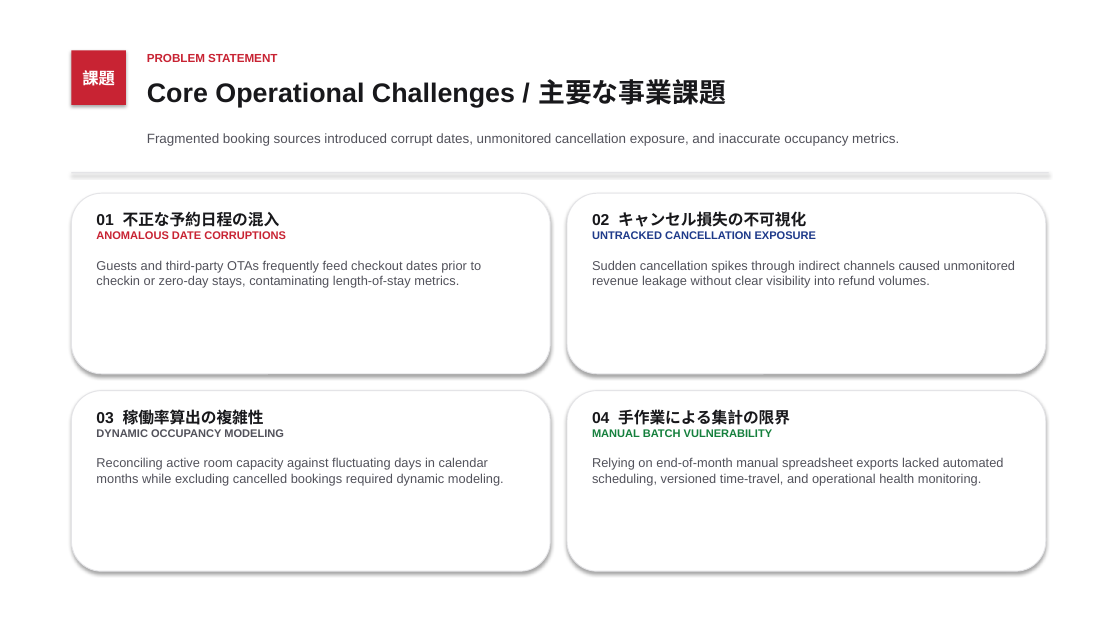
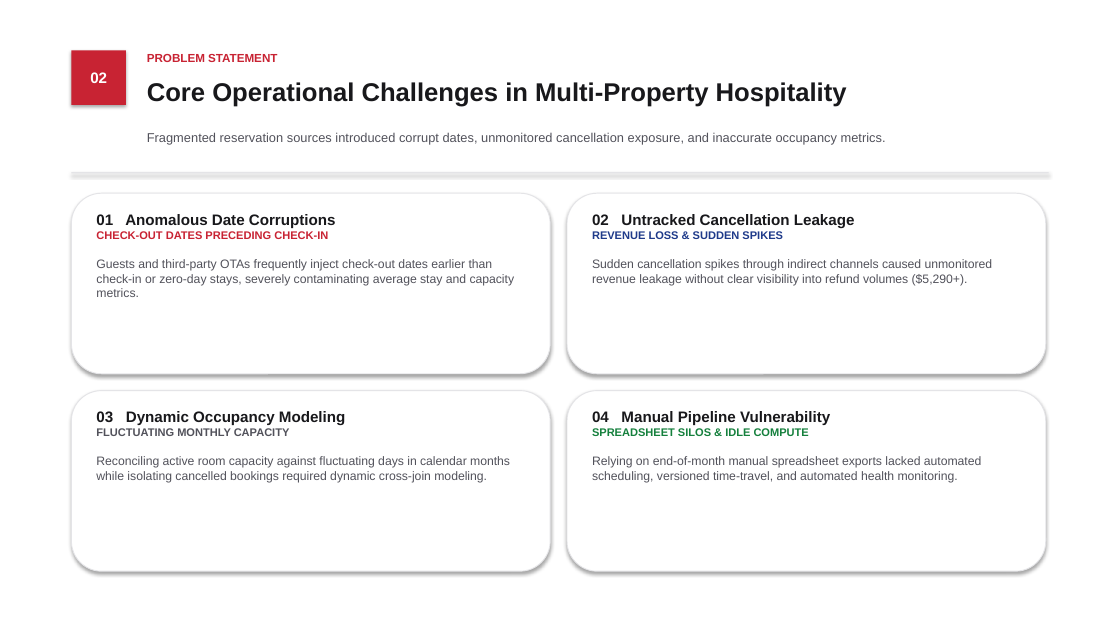
Before and after one commit to ashlesh0805/snowflake-hotel-reservation-analytics, a slide deck: slide 2 of Hotel_Reservation_Analytics_Japanese_Style.pptx. Drawn at 1120x630 pixels with LibreOffice and Linux fonts; fonts in the diff are those of the drawing. Boxes give left, top, right and bottom in pixels: in the first picture for what was removed or moved away, otherwise in the second. Text is boxed around its words. In the diff, an @@ line names an element or a change of style, - is before the commit and + after.

```diff
--- a/Hotel_Reservation_Analytics_Japanese_Style.pptx
+++ b/Hotel_Reservation_Analytics_Japanese_Style.pptx
@@ text in rectangle at (90, 72, 107, 83): text changed; size 14 to 13 pt @@
-課題
+02
@@ text at (147, 82, 847, 107): text changed; size 23 to 22 pt @@
-Core Operational Challenges / 主要な事業課題
+Core Operational Challenges in Multi-Property Hospitality
@@ text at (147, 132, 886, 145): text changed; size 11.5 to 11 pt @@
-Fragmented booking sources introduced corrupt dates, unmonitored cancellation exposure, and inaccurate occupancy metrics.
+Fragmented reservation sources introduced corrupt dates, unmonitored cancellation exposure, and inaccurate occupancy metrics.
@@ text at (96, 214, 515, 297): text changed; size 11 to 10.5 pt @@
-01 不正な予約日程の混入
-ANOMALOUS DATE CORRUPTIONS
-Guests and third-party OTAs frequently feed checkout dates prior to checkin or zero-day stays, contaminating length-of-stay metrics.
+01 Anomalous Date Corruptions
+CHECK-OUT DATES PRECEDING CHECK-IN
+Guests and third-party OTAs frequently inject check-out dates earlier than check-in or zero-day stays, severely contaminating average stay and capacity metrics.
@@ text at (592, 214, 993, 286): text changed; size 11 to 10.5 pt @@
-02 キャンセル損失の不可視化
-UNTRACKED CANCELLATION EXPOSURE
-Sudden cancellation spikes through indirect channels caused unmonitored revenue leakage without clear visibility into refund volumes.
+02 Untracked Cancellation Leakage
+REVENUE LOSS & SUDDEN SPIKES
+Sudden cancellation spikes through indirect channels caused unmonitored revenue leakage without clear visibility into refund volumes ($5,290+).
@@ text at (96, 411, 510, 483): text changed; size 11 to 10.5 pt @@
-03 稼働率算出の複雑性
-DYNAMIC OCCUPANCY MODELING
-Reconciling active room capacity against fluctuating days in calendar months while excluding cancelled bookings required dynamic modeling.
+03 Dynamic Occupancy Modeling
+FLUCTUATING MONTHLY CAPACITY
+Reconciling active room capacity against fluctuating days in calendar months while isolating cancelled bookings required dynamic cross-join modeling.
@@ text at (592, 411, 981, 483): text changed; size 11 to 10.5 pt @@
-04 手作業による集計の限界
-MANUAL BATCH VULNERABILITY
-Relying on end-of-month manual spreadsheet exports lacked automated scheduling, versioned time-travel, and operational health monitoring.
+04 Manual Pipeline Vulnerability
+SPREADSHEET SILOS & IDLE COMPUTE
+Relying on end-of-month manual spreadsheet exports lacked automated scheduling, versioned time-travel, and automated health monitoring.
```
Also in this commit, not shown: 6 other slides changed, 2 other files.
